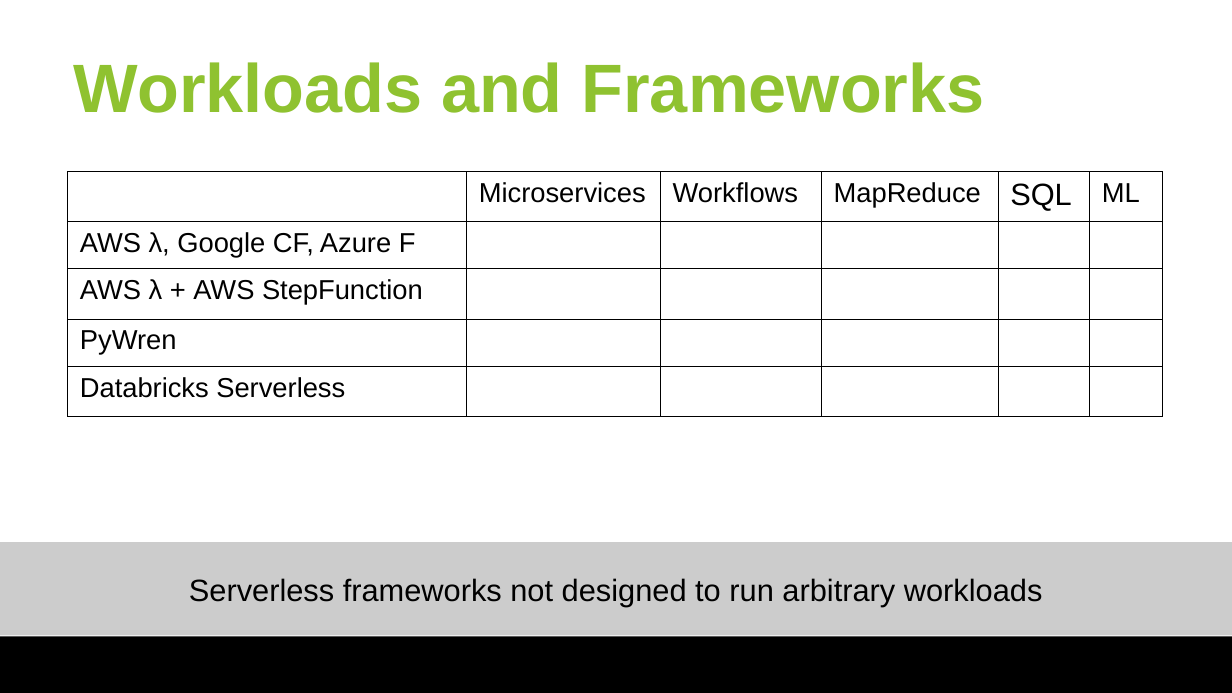
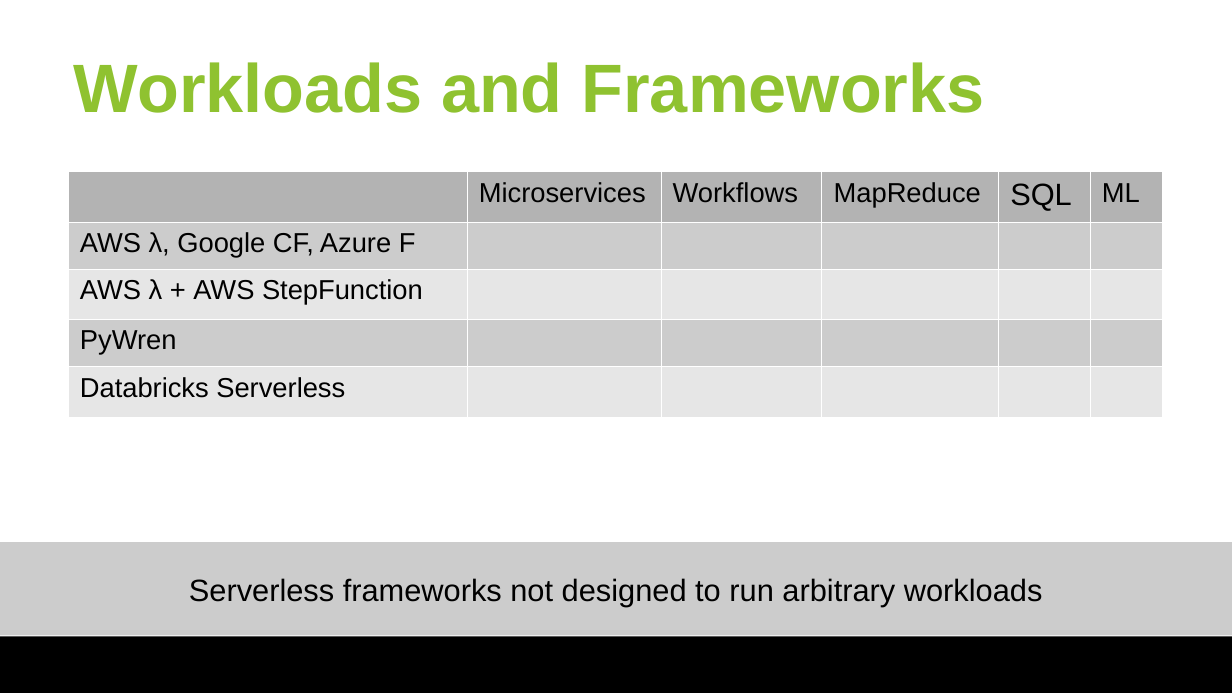
Before and after one commit to huangyibo/spark-summit-18, a slide deck: slide 11 of slides/spark-summit-18.odp. Drawn at 1232x693 pixels with LibreOffice and Linux fonts; fonts in the diff are those of the drawing; background and template pictures are left out. Boxes give left, top, right and bottom in pixels: in the first picture for what was removed or moved away, otherwise in the second. Text is boxed around its words. In the diff, an @@ line names an element or a change of style, - is before the commit and + after.

Commit message:
slides

```diff
--- a/slides/spark-summit-18.odp
+++ b/slides/spark-summit-18.odp
@@ table at (x1=68, y1=171, x2=1162, y2=416) @@
@@ fill none to #B3B3B3 in 5 cells @@
@@ fill none to #CCCCCC in 2 cells @@
@@ fill none to #E6E6E6 in 2 cells @@
@@ borders changed @@
```
